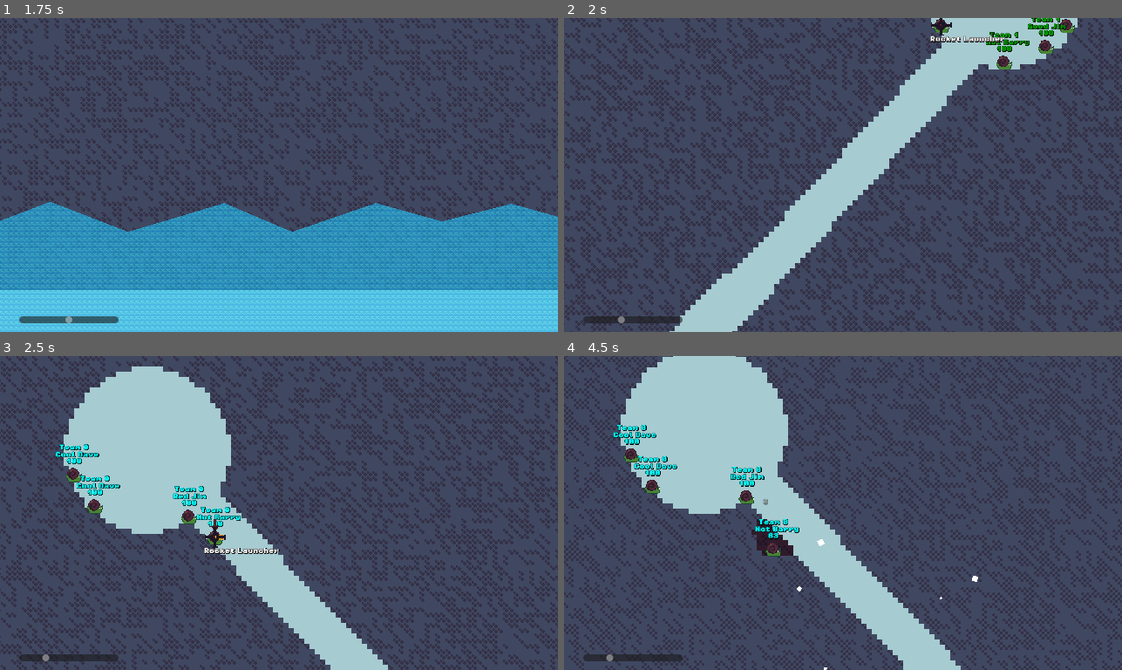
Above: before the commit, frames 1-4 (two rows, left to right).
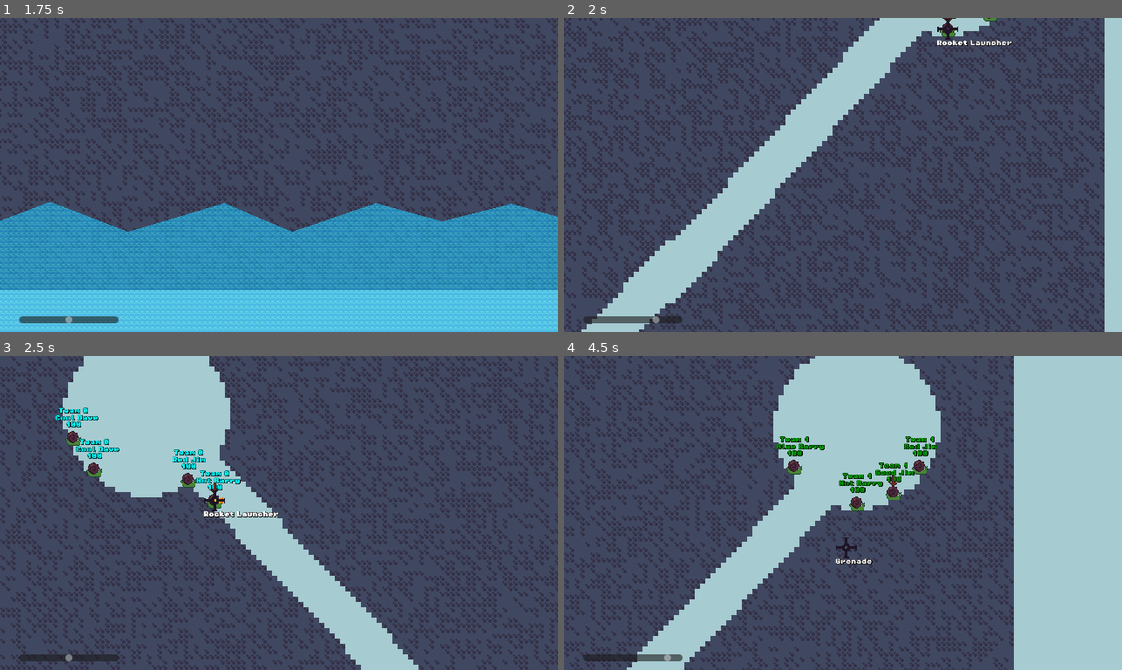
Above: after the commit, the same moments.

Repository: codingbanana21/Snail-Wars
Game: Godot game, scene res://scenes/main_menu.tscn
Same seed, same stepped clock (60 frames per second), same inputs: the game is played once before the commit and once after it.
Inputs (mouse positions are in pixels of both pictures, inside the frame that each line leads up to):
- Up to frame 1 (1.75 s): click (401, 297) at 0.52 s; type "12" at 0.6 s; click "Mine Time" at 1.25 s
- Up to frame 2 (2 s): no input
- Up to frame 3 (2.5 s): tap Enter (skip) at 2 s; move the mouse to (401, 497) at 2.02 s; press the mouse at (401, 497) at 2.03 s; hold D (right) from 2.03 s (still down); tap W (jump) at 2.27 s
- Up to frame 4 (4.5 s): move the mouse to (731, 528) at 2.77 s; release the mouse at (731, 528) at 2.78 s; tap Mouse wheel down (last_weapon) at 2.85 s; tap W (jump) at 3.02 s; move the mouse to (898, 443) at 3.52 s; release D (right) at 3.53 s; hold A (left) 3.53-4.28 s; right-click (898, 443) at 3.6 s; move the mouse to (837, 519) at 4.27 s; hold D (right) from 4.28 s (still down); tap Mouse wheel up (next_weapon) at 4.35 s

Frame 1 is identical in both runs. In frame 2, 56% of the frame differs, in the area x 0-100%, y 0-100%; in frame 3, 39%; in frame 4, 70%.

Commit message:
Multiplayer wine and water fix

Diff:
--- a/scripts/Globals.gd
+++ b/scripts/Globals.gd
@@ -12,18 +12,25 @@
 var teams_weapons: Array[Array]
 var map: String = "1m"
 
+var rng = RandomNumberGenerator.new()
+
+
+func _ready() -> void:
+	rng.seed = 1000
+
 
 @rpc("any_peer", "call_local", "reliable")
 func next_player(skip_player: bool = false):
+	if !skip_player:
+		wind = rng.randi_range(-4,4)
+		water_level += water_rise
+
 	if !multiplayer.is_server(): return
 
 	Mouse.show()
 
 	if !skip_player:
 		team_turn = (team_turn + 1) % number_of_teams
-		wind = randi_range(-4,4)
-		water_level += water_rise
-
 
 	teams_turns[team_turn] = (teams_turns[team_turn] + 1) % players_in_team
 
--- a/scripts/map.gd
+++ b/scripts/map.gd
@@ -11,12 +11,9 @@
 var rng = RandomNumberGenerator.new()
 
 
-func _enter_tree() -> void:
-	rng.seed = 1000
-
-
 func _ready() -> void:
 	multiplayer_spawner.spawn_function = spawn
+	rng.seed = 1000
 
 	if multiplayer.is_server():
 		if Globals.is_multiplayer:
@@ -24,14 +21,14 @@
 		else:
 			remote_id = 1
 
-	Globals.team_turn = randi_range(0, Globals.number_of_teams)
 	image.texture = load("res://maps/map_"+Globals.map+".png")
 	make_map()
 
+	Globals.team_turn = randi_range(0, Globals.number_of_teams)
+	Globals.teams_turns[Globals.team_turn - 1] = randi_range(0, Globals.players_in_team)
+
 
 func _process(_delta: float) -> void:
-	if !multiplayer.is_server(): return
-
 	wind.value = Globals.wind
 	water.global_position.y = Globals.water_level + cos(Engine.get_physics_frames() / 100.0) * 20
 	water.global_position.x = sin(Engine.get_physics_frames() / 100.0) * 50
